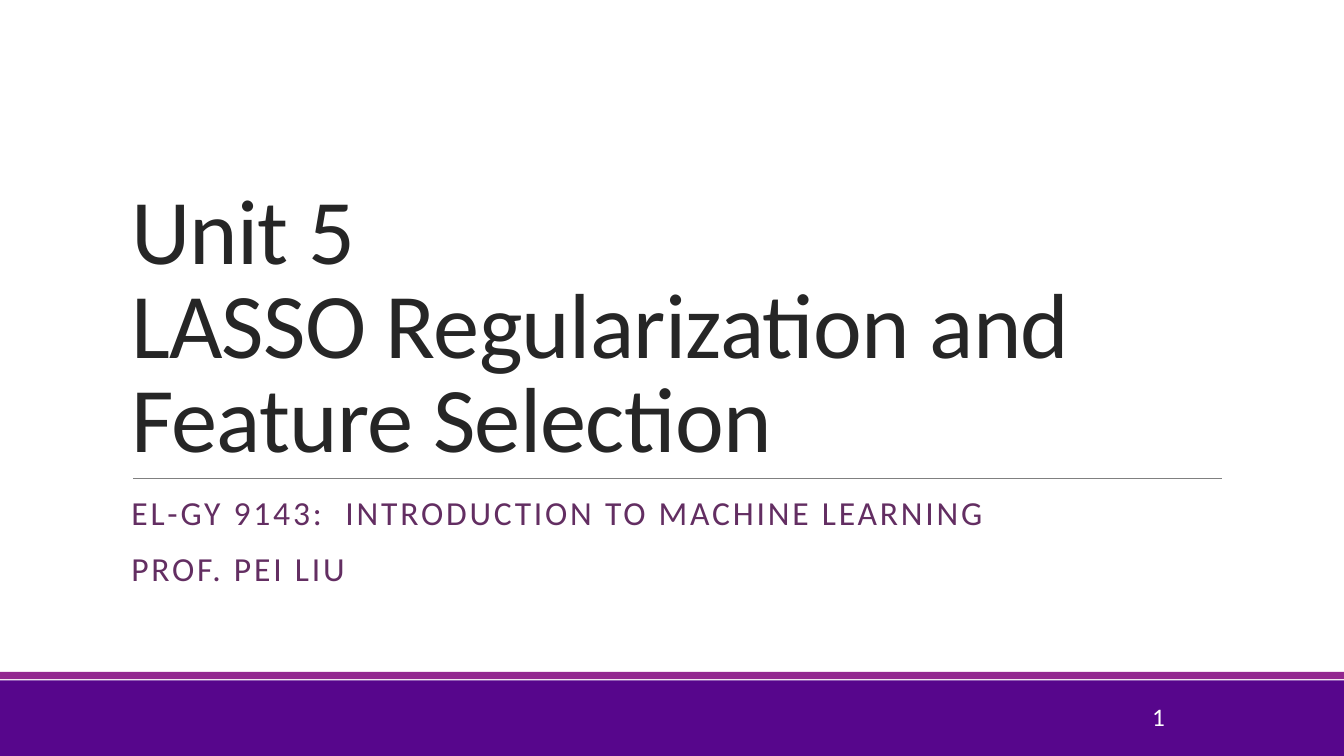
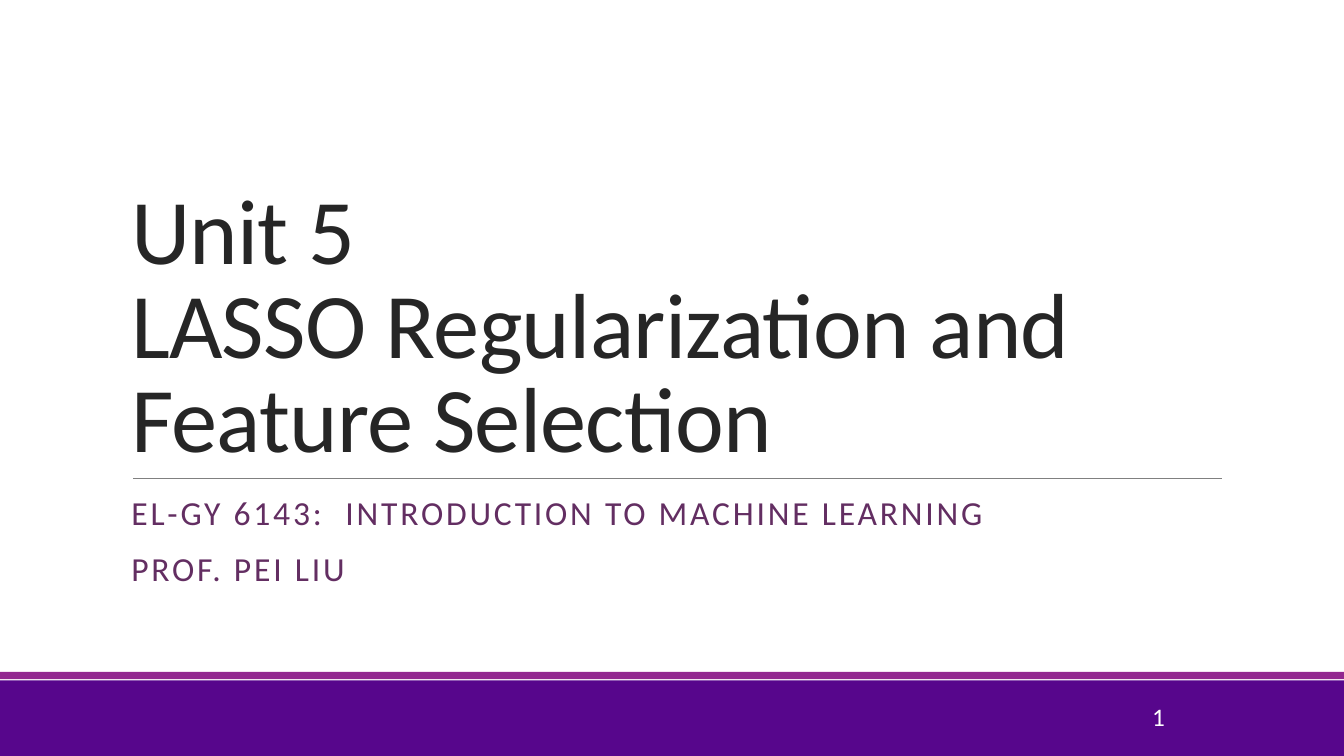
Before and after one commit to pliugithub/MachineLearning, a slide deck: slide 1 of lectures/Lect05_Lasso.pptx. Drawn at 1344x756 pixels with LibreOffice and Linux fonts; fonts in the diff are those of the drawing; background and template pictures are left out. Boxes give left, top, right and bottom in pixels: in the first picture for what was removed or moved away, otherwise in the second. Text is boxed around its words. In the diff, an @@ line names an element or a change of style, - is before the commit and + after.

Commit message:
Added lecture 06

```diff
--- a/lectures/Lect05_Lasso.pptx
+++ b/lectures/Lect05_Lasso.pptx
@@ subtitle at (131,502,982,526): text changed @@
-EL-GY 9143: INTRODUCTION TO MACHINE LEARNING
+EL-GY 6143: INTRODUCTION TO MACHINE LEARNING
```
Also in this commit, not shown: 18 other files.
